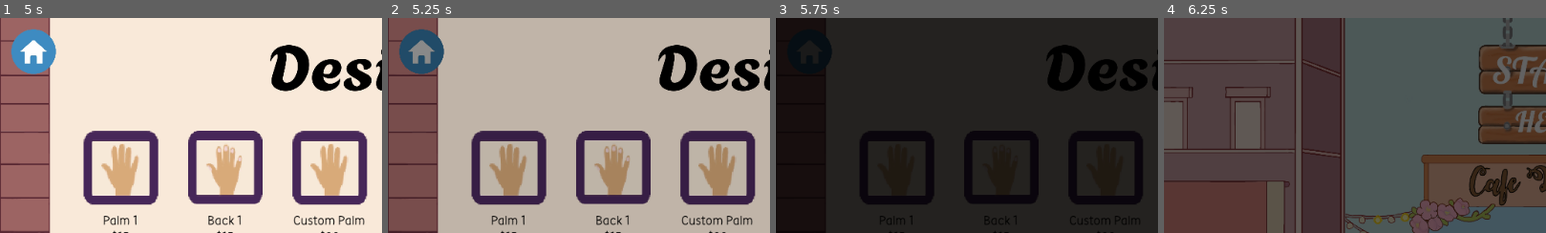
Above: before the commit, frames 1-4 (left to right).
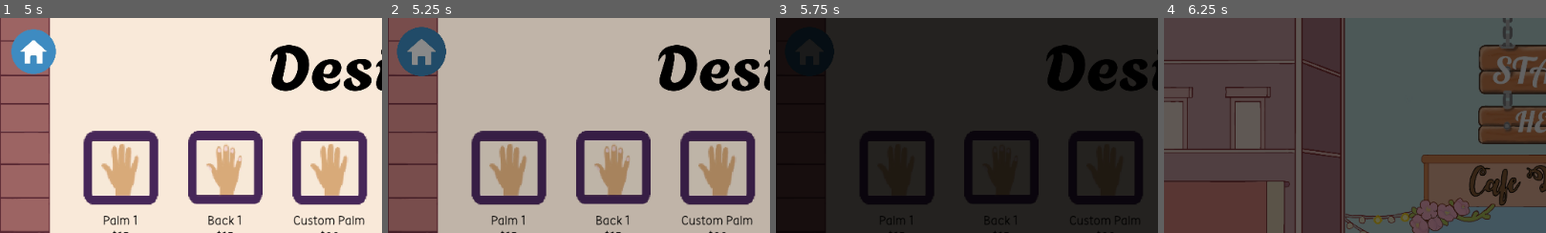
Above: after the commit, the same moments.

Repository: nitya-desaraju/cafe_henna
Game: Godot game, scene res://scenes/main_menu.tscn
Two runs of this game, one before a commit and one after it. Both use one fixed random seed, a clock stepped at 60 frames per second and the inputs below.
Inputs (mouse positions are % of the whole screen's width and height, from its top left):
- Up to frame 1 (5 s): click (50, 12) at 0.5 s; click (50, 12) at 1.25 s; click (50, 12) at 2 s; click (16, 35) at 2.77 s; click (93, 50) at 3.5 s; click (7, 50) at 4.25 s
- Up to frame 2 (5.25 s): click (4, 8) at 5 s
- Up to frame 3 (5.75 s): no input
- Up to frame 4 (6.25 s): click (16, 35) at 5.77 s
The pictures show only the part of the screen within x 0-50%, y 0-50%; the shares and areas given below are measured in that part.

Frame 1 is identical in both runs. In frame 2, 0.6% of the frame differs, in the area x 2-16%, y 4-28%; in frame 3, less than 0.1%; in frame 4, nothing differs.

Commit message:
adding library function

Diff:
--- a/game/scenes/game.gd
+++ b/game/scenes/game.gd
@@ -12,6 +12,11 @@
 @onready var trace_image = $DrawingLayer/TraceImage
 @onready var drawing_container = $DrawingLayer/DrawingContainer
 @onready var undo_button = $DrawingLayer/undo
+@onready var finish_button = $DrawingLayer/FinishButton
+
+@onready var library_grid = $ScrollContainer/HBoxContainer/libraryPage/GridContainer
+@onready var library_empty_label = $ScrollContainer/HBoxContainer/libraryPage/empty
+@onready var designs_grid = $ScrollContainer/HBoxContainer/designsPage/GridContainer
 
 var tex_palm_base = preload("res://assets/palm_base.png")
 var tex_back_base = preload("res://assets/back_base.png")
@@ -22,6 +27,8 @@
 var page_width = 1024
 var is_drawing_mode = false
 var current_line: Line2D
+var current_design_index = 0
+var is_viewing_full_image = false
 
 func _ready():
 	fader.visible = true
@@ -44,6 +51,7 @@
 	left_button.pressed.connect(_on_left_pressed)
 	home_button.pressed.connect(_on_home_pressed)
 	undo_button.pressed.connect(_on_undo_pressed)
+	finish_button.pressed.connect(_on_finish_pressed)
 
 	home_button.mouse_entered.connect(_on_button_hover.bind(home_button))
 	home_button.mouse_exited.connect(_on_button_unhover.bind(home_button))
@@ -71,6 +79,9 @@
 			else:
 				current_line = null
 
+	if is_viewing_full_image and event is InputEventMouseButton and event.pressed:
+		_close_full_view()
+
 func _on_undo_pressed():
 	var lines = drawing_container.get_children()
 	if lines.size() >= 2:
@@ -81,6 +92,7 @@
 		lines[0].queue_free()
 
 func _on_design_selected(index: int):
+	current_design_index = index
 	match index:
 		0:
 			hand_image.texture = tex_palm_base
@@ -107,6 +119,80 @@
 	fader.mouse_filter = Control.MOUSE_FILTER_IGNORE
 	is_drawing_mode = true
 
+func _on_finish_pressed():
+	is_drawing_mode = false
+
+	var prices = [15, 15, 20, 20]
+	money += prices[current_design_index]
+	update_money_display()
+
+	var screenshot = await take_screenshot()
+
+	library_empty_label.visible = false
+	library_grid.visible = true
+
+	var original_vbox = designs_grid.get_child(current_design_index)
+	var new_vbox = original_vbox.duplicate()
+	var btn = new_vbox.get_node("TextureButton")
+
+	var tex = ImageTexture.create_from_image(screenshot)
+	btn.texture_normal = tex
+
+	btn.mouse_entered.connect(_on_button_hover.bind(btn))
+	btn.mouse_exited.connect(_on_button_unhover.bind(btn))
+	btn.pressed.connect(_show_full_view.bind(tex))
+
+	library_grid.add_child(new_vbox)
+
+	var slide_up = create_tween().set_trans(Tween.TRANS_SINE).set_ease(Tween.EASE_IN)
+	slide_up.tween_property(drawing_layer, "position:y", -576, 0.4)
+	await slide_up.finished
+	scroll_to_page(1024)
+
+func take_screenshot():
+	undo_button.visible = false
+	finish_button.visible = false
+	await RenderingServer.frame_post_draw
+	var img = get_viewport().get_texture().get_image()
+
+	var x_offset = (1024 - 576) / 2
+	var rect = Rect2i(x_offset, 0, 576, 576)
+	var cropped_img = img.get_region(rect)
+
+	undo_button.visible = true
+	finish_button.visible = true
+
+	return cropped_img
+
+func _show_full_view(tex: Texture2D):
+	var overlay = TextureRect.new()
+	overlay.name = "FullViewOverlay"
+	overlay.texture = tex
+	overlay.expand_mode = TextureRect.EXPAND_IGNORE_SIZE
+	overlay.stretch_mode = TextureRect.STRETCH_KEEP_ASPECT_CENTERED
+
+	overlay.size = Vector2(100, 100)
+	overlay.position = get_global_mouse_position() - Vector2(50, 50)
+	overlay.z_index = 100
+
+	add_child(overlay)
+
+	var t = create_tween().set_parallel(true).set_trans(Tween.TRANS_QUINT).set_ease(Tween.EASE_OUT)
+	t.tween_property(overlay, "size", Vector2(1024, 576), 0.5)
+	t.tween_property(overlay, "position", Vector2(0, 0), 0.5)
+
+	await t.finished
+	is_viewing_full_image = true
+
+func _close_full_view():
+	var overlay = get_node_or_null("FullViewOverlay")
+	if overlay:
+		var t = create_tween().set_trans(Tween.TRANS_QUINT).set_ease(Tween.EASE_IN)
+		t.tween_property(overlay, "modulate:a", 0.0, 0.3)
+		await t.finished
+		overlay.queue_free()
+	is_viewing_full_image = false
+
 func _on_home_pressed():
 	fader.mouse_filter = Control.MOUSE_FILTER_STOP
 	var fade_out = create_tween()
@@ -132,12 +218,11 @@
 
 func _on_button_hover(btn: Control):
 	btn.modulate = Color(0.7, 0.7, 0.7, 1)
-	if btn.is_in_group("design_buttons"):
-		var t = create_tween().set_trans(Tween.TRANS_QUAD).set_ease(Tween.EASE_OUT)
-		t.tween_property(btn, "scale", Vector2(1.1, 1.1), 0.15)
+	btn.pivot_offset = btn.size / 2
+	var t = create_tween().set_trans(Tween.TRANS_QUAD).set_ease(Tween.EASE_OUT)
+	t.tween_property(btn, "scale", Vector2(1.1, 1.1), 0.15)
 
 func _on_button_unhover(btn: Control):
 	btn.modulate = Color(1, 1, 1, 1)
-	if btn.is_in_group("design_buttons"):
-		var t = create_tween().set_trans(Tween.TRANS_QUAD).set_ease(Tween.EASE_OUT)
-		t.tween_property(btn, "scale", Vector2(1.0, 1.0), 0.15)
+	var t = create_tween().set_trans(Tween.TRANS_QUAD).set_ease(Tween.EASE_OUT)
+	t.tween_property(btn, "scale", Vector2(1.0, 1.0), 0.15)
--- a/game/scenes/game.tscn
+++ b/game/scenes/game.tscn
@@ -10,7 +10,7 @@
 [ext_resource type="Texture2D" uid="uid://bbutro147utjd" path="res://assets/back.png" id="5_gee14"]
 [ext_resource type="Texture2D" uid="uid://dpqrnhxvhhtva" path="res://assets/lightarrow.png" id="7_kvpfn"]
 [ext_resource type="Texture2D" uid="uid://qxltysmb38v0" path="res://assets/darkarrow.png" id="8_dinhu"]
-[ext_resource type="Texture2D" uid="uid://bwd7fy4hcu7vx" path="res://scenes/home.png" id="9_0tnpc"]
+[ext_resource type="Texture2D" uid="uid://bwd7fy4hcu7vx" path="res://assets/home.png" id="9_0tnpc"]
 [ext_resource type="Texture2D" uid="uid://dtjykjqx2jomu" path="res://assets/IMG_1206.PNG" id="10_trtic"]
 [ext_resource type="Texture2D" uid="uid://cbi42e22tdfbe" path="res://assets/palm_base.png" id="11_ir15t"]
 [ext_resource type="Texture2D" uid="uid://1gykxamlp46j" path="res://assets/palm_trace.png" id="12_ca42v"]
@@ -185,6 +185,17 @@
 horizontal_alignment = 1
 vertical_alignment = 1
 
+[node name="GridContainer" type="GridContainer" parent="ScrollContainer/HBoxContainer/libraryPage"]
+visible = false
+layout_mode = 0
+offset_left = 112.0
+offset_top = 150.0
+offset_right = 912.0
+offset_bottom = 480.0
+theme_override_constants/h_separation = 40
+theme_override_constants/v_separation = 100
+columns = 4
+
 [node name="left" type="TextureButton" parent="ScrollContainer/HBoxContainer/libraryPage"]
 layout_mode = 0
 offset_left = 43.4
Renamed: game/scenes/home.png -> game/assets/home.png
Not shown, changed: game/assets/home.png.import
